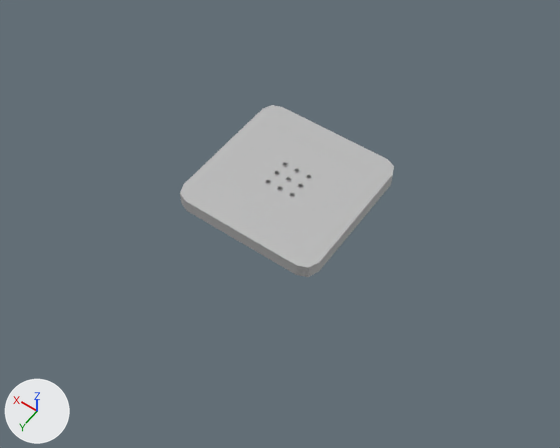
A saved change to the FBX model Assets/Games/Whack-a-mole/Models/Mesh_stage.fbx.
Camera for both pictures: a 50 mm camera at (-66.9, 97.1, 134.2) aimed at (-2.6, 7.0, -7.4). Every picture has the same lights, and +X, +Y and +Z are marked at lower left. Where no turn or scale is listed for an object, it has been applied to the vertices.

The first picture shows 'Mesh_Stage'.
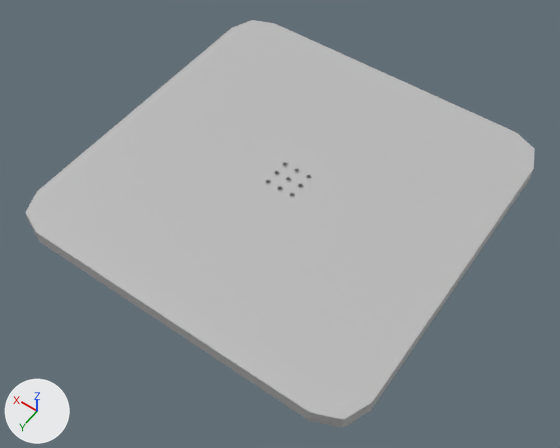
Where the newer file only moved an object's origin or applied its transform, the numbers keep the older frame.

What the commit changed:
Material 'lambert2' (mat_lambert2) is new.
Its base color is (0.5, 0.5, 0.5) (grey #bcbcbc).
me_mesh is used by ob_mesh_stage; location (0.0, 0.0, -1.7).
me_mesh had 439 vertices, 408 faces and spanned x -18.7..18.7, y -18.7..18.7, z -1.9..1.9.
me_mesh now has 450 vertices, 412 faces and spans x -44.3..44.3, y -44.3..44.3, z -2.1..1.9.
me_mesh part 1: a new loose piece of 74 vertices spanning x -44.3..44.3, y -44.3..44.3, z -2.1..1.5, in mat_lambert2 (grey #bcbcbc).
Part 2, on me_mesh:
37 vertices are removed from x -18.7..18.7, y -18.7..18.7, z -1.9..1.7.
44 faces are deleted.
16 vertices are added at x -44.3..44.3, y -44.3..44.3, z 1.7.
16 new faces join them, mat_lambert1 (grey #bcbcbc).
me_mesh now uses material mat_lambert2 (grey #bcbcbc).

What differs and where, as boxes [x1, y1, x2, y2] in the pictures (560 x 448 px):
'Mesh_Stage', reshaped (138% wider, 136% taller): before [180, 105, 394, 277]; after [25, 20, 535, 428]
part 1 of me_mesh, added: after [27, 163, 533, 428]
part 2 of me_mesh, cut back: before [180, 105, 394, 277]; after [25, 20, 535, 419]
